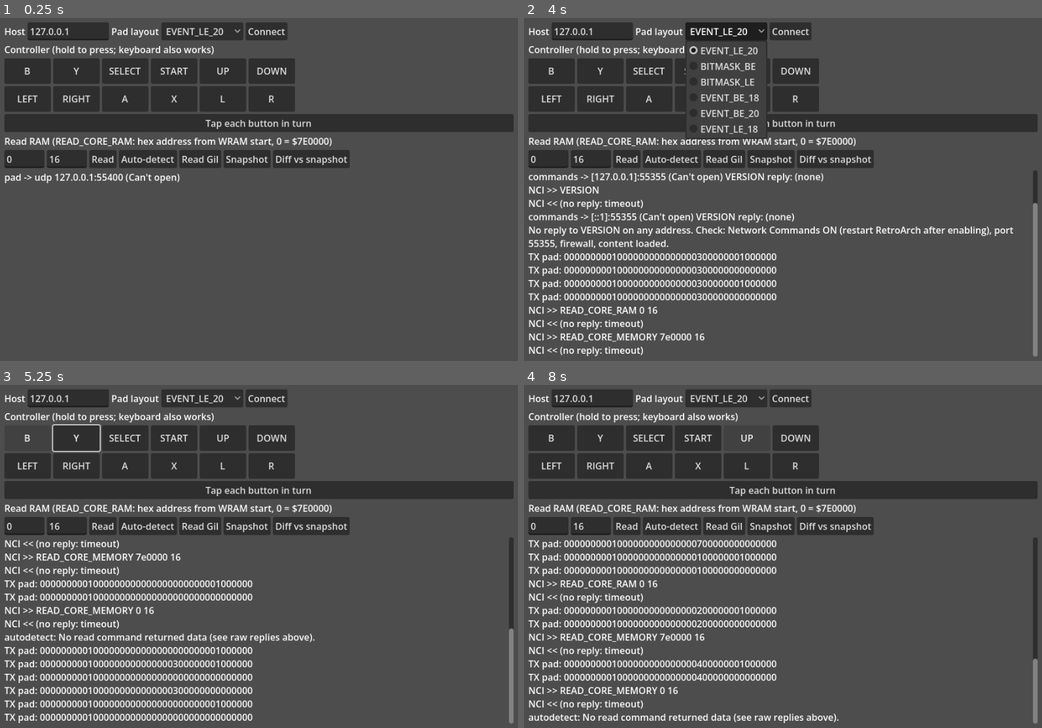
Above: before the commit, frames 1-4 (two rows, left to right).
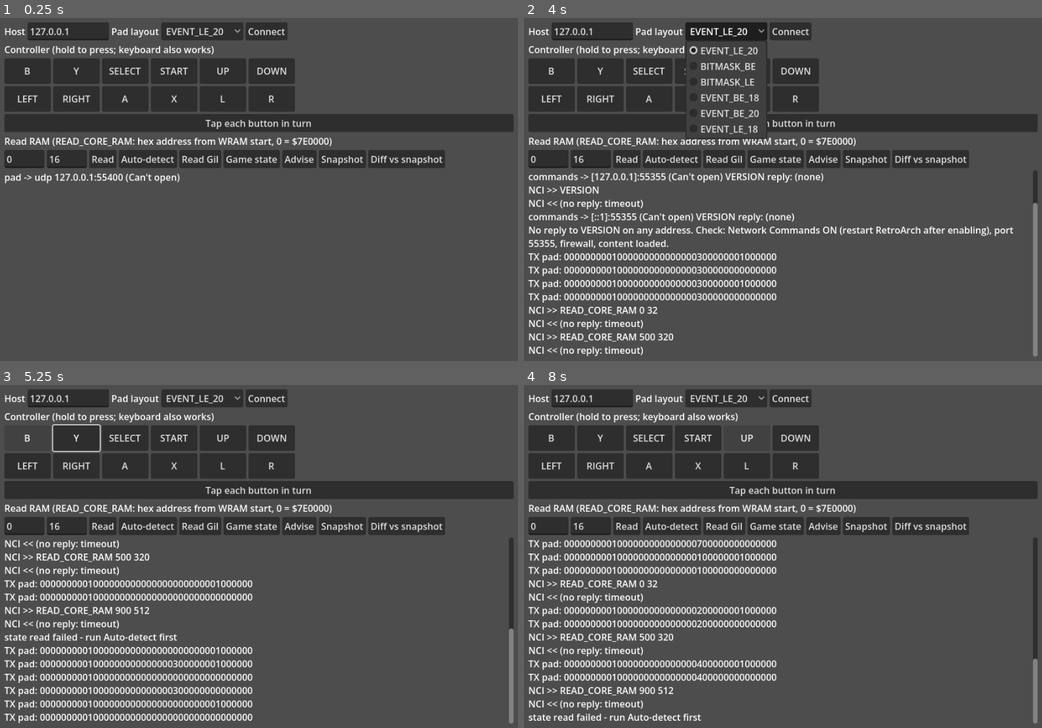
Above: after the commit, the same moments.

Repository: jknorr1992/fiesta-snes-bot
Game: Godot game, scene res://scenes/test_bench.tscn
The game is run twice, just before and just after one commit, with the same random seed, the same clock (stepped at 60 frames per second) and the same inputs.
Inputs:
- Up to frame 1 (0.25 s): no input
- Up to frame 2 (4 s): click "Auto-detect" (after the commit: "Game state") at 0.5 s; click "Auto-detect" (after the commit: "Advise") at 1.25 s; click "START" at 2 s; click "START" at 2.75 s; click "EVENT_LE_20" at 3.5 s
- Up to frame 3 (5.25 s): click "B" at 4.25 s; tap Enter at 5 s; hold Right from 5.03 s (still down); tap Z at 5.1 s
- Up to frame 4 (8 s): release Right at 5.75 s; click "Y" at 5.75 s; click "SELECT" at 6.5 s; click "UP" at 7.25 s

The runs differ from the first frame. In frame 1, 1.2% of the frame differs, in the area x 43-86%, y 38-44%; in frame 2, 1.4%; in frame 3, 2.3%, in the area x 0-86%, y 38-76%; in frame 4, 2.3%.

Commit message:
FFV-Bot: advisor (route goals, re-planning, lookahead), Four Job Fiesta config, bench state/advise buttons
Co-Authored-By: Claude Sonnet 5.5 <noreply@anthropic.com>
Claude-Session: https://claude.ai/code/session_01HRAnhuM6q2eGReik5w5MBv

Diff:
--- /dev/null
+++ b/ffv-bot/data/route.json
@@ -0,0 +1,12 @@
+{
+  "_note": "DRAFT route. Goals marked verified:false come from general FFV knowledge and still need confirming on the test bed. 'when' is a RAM-checkable condition; goals without one are confirmed manually in the advisor until a story flag is mapped.",
+  "goals": [
+    {"id": "meteor_site", "title": "Walk into the crater at Tycoon and watch the meteor scene", "verified": true},
+    {"id": "first_battle", "title": "Win the first battle (2 Goblins)", "verified": true, "needs": ["meteor_site"]},
+    {"id": "choose_jobs", "title": "Set the party's jobs", "job_select": true, "verified": false, "needs": ["first_battle"]},
+    {"id": "tule", "title": "Reach Tule and the Wind Shrine", "verified": false, "needs": ["choose_jobs"]},
+    {"id": "levels_5", "title": "Get everyone to level 5 on the way", "when": {"min_level_all": 5}, "verified": false, "needs": ["tule"],
+      "bottleneck": true, "safety": "Do not grind past what the next fight needs."},
+    {"id": "gil_1000", "title": "Have 1000 Gil for equipment", "when": {"min_gil": 1000}, "verified": false, "needs": ["levels_5"]}
+  ]
+}
--- /dev/null
+++ b/ffv-bot/scripts/advisor/advisor.gd
@@ -0,0 +1,84 @@
+class_name FFVAdvisor
+extends RefCounted
+## Picks the next goal from data/route.json given the live game state. Goals the player has already
+## satisfied (by RAM condition or manual confirmation) are skipped, so ignoring advice or racing ahead
+## just changes the answer. `lookahead(n)` returns the following goals as an expandable tree.
+
+var goals: Array = []
+var confirmed := {}        # goal id -> true, set by the player for goals with no RAM condition
+var fiesta := FiestaConfig.new()
+
+
+func load_route(path := "res://data/route.json") -> bool:
+	var f := FileAccess.open(path, FileAccess.READ)
+	if f == null:
+		return false
+	var data = JSON.parse_string(f.get_as_text())
+	if typeof(data) != TYPE_DICTIONARY:
+		return false
+	goals = data.get("goals", [])
+	return true
+
+
+func is_done(goal: Dictionary, state: FFVGameState) -> bool:
+	if confirmed.get(goal.id, false):
+		return true
+	var w: Dictionary = goal.get("when", {})
+	if w.is_empty():
+		return false
+	if w.has("min_gil") and state.gil < int(w.min_gil):
+		return false
+	if w.has("min_level_all"):
+		for m in state.party:
+			if int(m.level) < int(w.min_level_all):
+				return false
+	return true
+
+
+## Later goals satisfied by RAM also complete everything they need (prerequisites are implied).
+func _done_set(state: FFVGameState) -> Dictionary:
+	var done := {}
+	for g in goals:
+		if is_done(g, state):
+			done[g.id] = true
+	var changed := true
+	while changed:
+		changed = false
+		for g in goals:
+			if done.has(g.id):
+				for n in g.get("needs", []):
+					if not done.has(n):
+						done[n] = true
+						changed = true
+	return done
+
+
+func pending(state: FFVGameState) -> Array:
+	var done := _done_set(state)
+	return goals.filter(func(g): return not done.has(g.id))
+
+
+func next_goal(state: FFVGameState):
+	var p := pending(state)
+	return p[0] if not p.is_empty() else null
+
+
+func lookahead(state: FFVGameState, n := 3) -> Array:
+	return pending(state).slice(1, 1 + n)
+
+
+func describe(state: FFVGameState) -> String:
+	var g = next_goal(state)
+	if g == null:
+		return "Route complete."
+	var s := "Next: %s%s" % [g.title, "" if g.get("verified", false) else " (unverified)"]
+	if g.get("job_select", false) and fiesta.enabled:
+		var names: Array[String] = []
+		for j in fiesta.allowed_jobs():
+			names.append(FFVGameState.job_name(j))
+		s += "\n  Fiesta jobs: " + ", ".join(names)
+	if g.get("safety", "") != "":
+		s += "\n  Note: " + g.safety
+	for l in lookahead(state):
+		s += "\n  then: " + l.title
+	return s
--- /dev/null
+++ b/ffv-bot/scripts/advisor/fiesta.gd
@@ -0,0 +1,26 @@
+class_name FiestaConfig
+extends RefCounted
+## Four Job Fiesta settings: four jobs (manual list or random draw at the story points that allow a change).
+## Job ids match data/jobs.json.
+
+var enabled := false
+var randomize := false
+var jobs: Array[int] = []   # manual choice, one per Fiesta slot
+var rng := RandomNumberGenerator.new()
+
+
+## Jobs the party may use at a job-select goal. Randomizing draws once and keeps the result.
+func allowed_jobs() -> Array[int]:
+	if not enabled:
+		return []
+	if randomize and jobs.is_empty():
+		var pool: Array[int] = []
+		for i in 21:  # every job except Freelancer
+			pool.append(i)
+		pool.shuffle()
+		jobs = pool.slice(0, 4)
+	return jobs
+
+
+func allows(job_id: int) -> bool:
+	return not enabled or job_id in allowed_jobs()
--- a/ffv-bot/scripts/test_bench.gd
+++ b/ffv-bot/scripts/test_bench.gd
@@ -15,6 +15,9 @@
 var len_edit: LineEdit
 var _lines: Array[String] = []
 var _snap := PackedByteArray()
+
+
+var advisor := FFVAdvisor.new()
 
 
 func _ready() -> void:
@@ -82,7 +85,19 @@
 	var diff_btn := Button.new()
 	diff_btn.text = "Diff vs snapshot"
 	diff_btn.pressed.connect(_diff)
-	for c in [addr_edit, len_edit, read_btn, auto_btn, gil_btn, snap_btn, diff_btn]:
+	var state_btn := Button.new()
+	state_btn.text = "Game state"
+	state_btn.pressed.connect(func():
+		var st := await FFVGameState.read(ra)
+		_log(st.describe() if st != null else "state read failed - run Auto-detect first"))
+	var adv_btn := Button.new()
+	adv_btn.text = "Advise"
+	adv_btn.pressed.connect(func():
+		if advisor.goals.is_empty():
+			advisor.load_route()
+		var st := await FFVGameState.read(ra)
+		_log(advisor.describe(st) if st != null else "state read failed - run Auto-detect first"))
+	for c in [addr_edit, len_edit, read_btn, auto_btn, gil_btn, state_btn, adv_btn, snap_btn, diff_btn]:
 		rrow.add_child(c)
 
 	log_label = RichTextLabel.new()
--- /dev/null
+++ b/ffv-bot/tests/advisor_test.gd
@@ -0,0 +1,24 @@
+extends SceneTree
+## Offline: feeds fake states to the advisor and checks it re-plans.
+
+func _initialize() -> void:
+	var adv := FFVAdvisor.new()
+	assert(adv.load_route())
+	var s := FFVGameState.new()
+	s.gil = 500
+	s.party = [{"level": 1}, {"level": 1}, {"level": 1}, {"level": 3}]
+	print(adv.describe(s))
+	adv.confirmed["meteor_site"] = true
+	adv.confirmed["first_battle"] = true
+	print("---\n", adv.describe(s))
+	s.gil = 1500
+	s.party = [{"level": 5}, {"level": 5}, {"level": 6}, {"level": 7}]
+	print("--- ahead of the route:\n", adv.describe(s))
+	adv.fiesta.enabled = true
+	adv.fiesta.randomize = true
+	adv.confirmed.clear()
+	adv.confirmed["first_battle"] = true
+	s.gil = 500
+	s.party = [{"level": 1}]
+	print("---\n", adv.describe(s))
+	quit()
Not shown, added: ffv-bot/scripts/advisor/advisor.gd.uid
Not shown, added: ffv-bot/scripts/advisor/fiesta.gd.uid
Not shown, added: ffv-bot/tests/advisor_test.gd.uid
